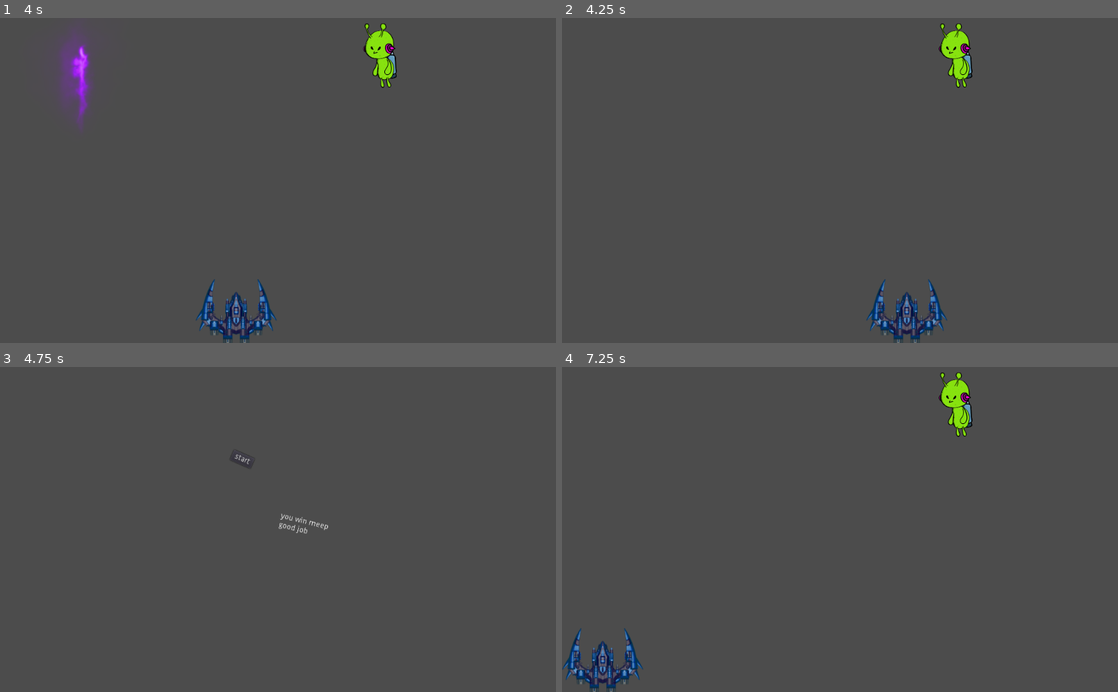
Above: before the commit, frames 1-4 (two rows, left to right).
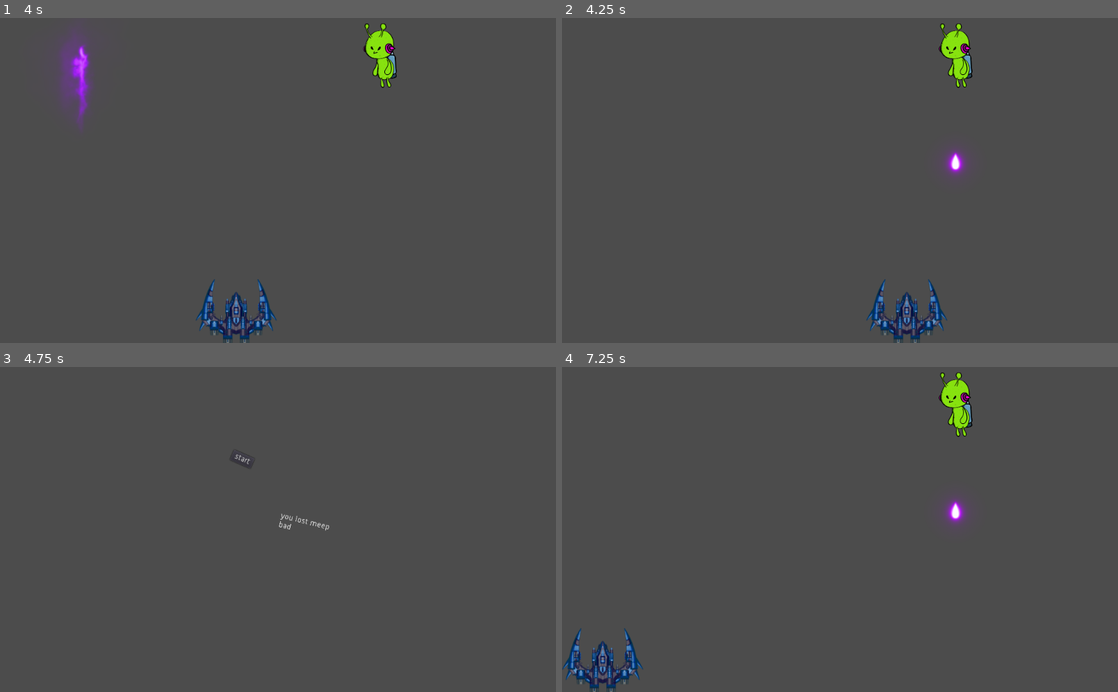
Above: after the commit, the same moments.

Repository: tcsfremont/meeep
Game: Godot game, scene res://main.tscn
Two runs of this game, one before a commit and one after it. Both use one fixed random seed, a clock stepped at 60 frames per second and the inputs below.
Inputs:
- Up to frame 1 (4 s): click "start" at 0.5 s; hold D (move_right) 1.28-2 s; tap Space (fire) at 1.35, 2.85, 3.6 s; click "start" at 2 s; hold A (move_left) 2.78-3.53 s; hold D (move_right) from 3.53 s (still down)
- Up to frame 2 (4.25 s): keep holding D (move_right)
- Up to frame 3 (4.75 s): keep holding D (move_right); tap Space (fire) at 4.35 s
- Up to frame 4 (7.25 s): release D (move_right) at 5 s; click "start" at 5 s; hold A (move_left) from 5.78 s (still down); tap Space (fire) at 5.85, 6.6 s

Frame 1 is identical in both runs. In frame 2, 0.3% of the frame differs, in the area x 68-73%, y 40-49%; in frame 3, 0.1%; in frame 4, 0.3%.

Commit message:
addid music

Diff:
--- a/Alien.gd
+++ b/Alien.gd
@@ -1,9 +1,9 @@
 extends KinematicBody2D
 export var good=false
 export var hit=false
-# Declare member variables here. Examples:
-# var a = 2
-# var b = "text"
+export var rate:=2.0
+var elapsed:=0.0
+onready var Laser=load("res://bananatagslug.tscn")
 
 
 # Called when the node enters the scene tree for the first time.
@@ -12,8 +12,15 @@
 
 
 # Called every frame. 'delta' is the elapsed time since the previous frame.
-#func _process(delta):
-#	pass
+func _process(delta):
+	var parent = get_parent()
+	if elapsed>=rate:
+		var laser=Laser.instance()
+		laser.position=position
+		parent.add_child(laser)
+		elapsed=0.0
+	else:
+		elapsed+=delta
 
 
 func _on_VisibilityNotifier2D_screen_exited():
--- /dev/null
+++ b/bananatagslug.tscn
@@ -0,0 +1,28 @@
+[gd_scene load_steps=4 format=2]
+
+[ext_resource path="res://Laser Sprites/04.png" type="Texture" id=1]
+[ext_resource path="res://laser.gd" type="Script" id=2]
+
+[sub_resource type="CapsuleShape2D" id=1]
+radius = 21.8861
+height = 12.7092
+
+[node name="laser" type="Area2D"]
+script = ExtResource( 2 )
+speed = 1200.0
+good = false
+
+[node name="Sprite" type="Sprite" parent="."]
+position = Vector2( 3.06845e-06, -1.25993 )
+rotation = 1.5708
+scale = Vector2( 0.980159, 1 )
+texture = ExtResource( 1 )
+
+[node name="CollisionShape2D" type="CollisionShape2D" parent="."]
+shape = SubResource( 1 )
+
+[node name="VisibilityNotifier2D" type="VisibilityNotifier2D" parent="."]
+position = Vector2( -1.25989, 3.14978 )
+scale = Vector2( 2.38591, 3.07888 )
+
+[connection signal="screen_exited" from="VisibilityNotifier2D" to="." method="_on_VisibilityNotifier2D_screen_exited"]
--- /dev/null
+++ b/game.gd
@@ -0,0 +1,16 @@
+extends Node2D
+
+
+# Declare member variables here. Examples:
+# var a = 2
+# var b = "text"
+
+
+# Called when the node enters the scene tree for the first time.
+func _ready():
+	$AudioStreamPlayer.play()
+
+
+# Called every frame. 'delta' is the elapsed time since the previous frame.
+#func _process(delta):
+#	pass
--- a/game.tscn
+++ b/game.tscn
@@ -1,12 +1,18 @@
-[gd_scene load_steps=3 format=2]
+[gd_scene load_steps=5 format=2]
 
 [ext_resource path="res://ship.tscn" type="PackedScene" id=1]
 [ext_resource path="res://swarm.tscn" type="PackedScene" id=2]
+[ext_resource path="res://game.gd" type="Script" id=3]
+[ext_resource path="res://♫ 'HEROBRINE'S LIFE - MINECRAFT PARODY 'SOMETHING JUST LIKE THIS' - BEST MINECRAFT PARODY (2017) ♫-QJYBFkV0Kas.mp3" type="AudioStream" id=4]
 
 [node name="game" type="Node2D"]
+script = ExtResource( 3 )
 
 [node name="ship" parent="." instance=ExtResource( 1 )]
 position = Vector2( 512.163, 542.198 )
 
 [node name="swarm" parent="." instance=ExtResource( 2 )]
 position = Vector2( 506.488, 69.2956 )
+
+[node name="AudioStreamPlayer" type="AudioStreamPlayer" parent="."]
+stream = ExtResource( 4 )
--- a/laser.gd
+++ b/laser.gd
@@ -2,7 +2,7 @@
 
 
 export var speed:=-1200.0
-
+export var good:=true
 
 # Called when the node enters the scene tree for the first time.
 func _ready():
@@ -14,9 +14,10 @@
 	position.y+=speed*delta
 	var bodies=get_overlapping_bodies()
 	for body in bodies:
-		if not body.good:
+		if body.good!=good:
 			body. hit=true
 			body.queue_free()
+			queue_free()
 
 func _on_VisibilityNotifier2D_screen_exited():
 	queue_free()
--- a/ship.gd
+++ b/ship.gd
@@ -3,7 +3,7 @@
 export var good=true
 export var speed :=800.0
 onready var Laser=load("res://laser.tscn")
-
+var hit=false
 
 
 # Called when the node enters the scene tree for the first time.
@@ -25,3 +25,8 @@
 		var laser=Laser.instance()
 		laser.position=position
 		parent.add_child(laser)
+
+
+func _on_VisibilityNotifier2D_screen_exited():
+	if hit:
+		get_tree().change_scene("res://lose.tscn")
--- a/ship.tscn
+++ b/ship.tscn
@@ -14,3 +14,9 @@
 
 [node name="CollisionShape2D" type="CollisionShape2D" parent="."]
 shape = SubResource( 1 )
+
+[node name="VisibilityNotifier2D" type="VisibilityNotifier2D" parent="."]
+position = Vector2( 1.88773, 6.60711 )
+scale = Vector2( 6.47447, 6.9464 )
+
+[connection signal="screen_exited" from="VisibilityNotifier2D" to="." method="_on_VisibilityNotifier2D_screen_exited"]
Not shown, added: ♫ 'HEROBRINE'S LIFE - MINECRAFT PARODY 'SOMETHING JUST LIKE THIS' - BEST MINECRAFT PARODY (2017) ♫-QJYBFkV0Kas.mp3.import
Not shown, added: ♫ 'HEROBRINE'S LIFE - MINECRAFT PARODY 'SOMETHING JUST LIKE THIS' - BEST MINECRAFT PARODY (2017) ♫-QJYBFkV0Kas.mp3
